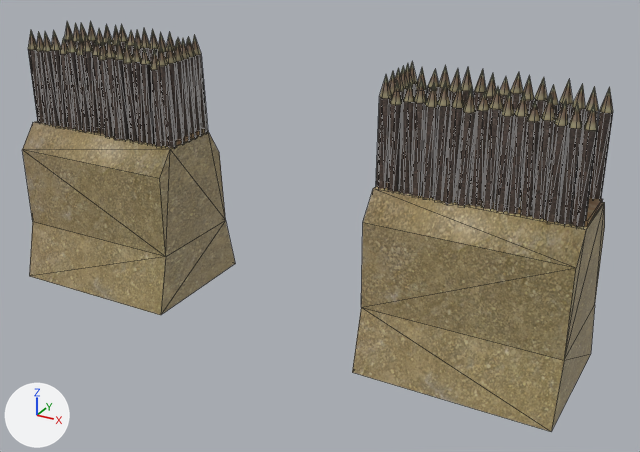
The COLLADA model art/meshes/structural/yayoi_wall_gate.dae as it was, and as the next commit left it.
Rendered twice from a camera (50 mm lens) standing at (23.8, -39.1, 20.2) and looking at (2.1, 0.5, 0.4). The lights are fixed; the arrows at lower left show +X, +Y and +Z. Mesh edges are drawn as thin lines.

The first picture shows 'wall_hate'.
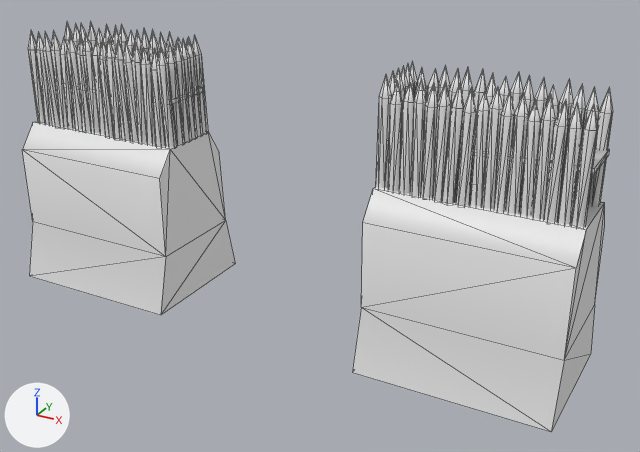
What differs and where, as boxes [x1, y1, x2, y2] in the pictures (640 x 452 px; the box of a moved part takes in the faces that stretch with it):
'wall_hate', recoloured, reshaped, shading changed (brown to grey): [22, 21, 613, 432] in both
part 1 of me_cubo_005, moved or reshaped: before [386, 175, 603, 227]; after [401, 132, 609, 175]
part 2 of me_cubo_005, moved or reshaped: before [75, 127, 205, 146]; after [94, 87, 202, 105]
part 3 of me_cubo_005, shading changed: [22, 21, 613, 432] in both

The change, as a diff of the scene's bpy script:
```diff
--- a/art/meshes/structural/yayoi_wall_gate.dae.py
+++ b/art/meshes/structural/yayoi_wall_gate.dae.py
@@ mat_material_008 @@
+mat_material_008 = principled_material('Material.008')
+mat_material_008.base_color = (0.8, 0.8, 0.8)  # white #e7e7e7
@@ me_cubo_005 @@
 me_cubo_005.from_pydata(...)  # 1036 vertices, 1440 faces; spans x -16.8..16.8, y -3.7..4.2, z -5.5..10.0
 # used by ob_wall_hate; location = (0.0, 0.0, 0.0)
-me_cubo_005.materials.append(mat_material)  # picture img_yayoi_struct_png
+# me_cubo_005 part 1: the loose piece of 8 vertices spanning x 6.3..16.7, y -1.3..1.6, z 4.2..4.5 is moved by (0.0, 0.0, 2.5)
+# me_cubo_005 part 2: the loose piece of 8 vertices spanning x -16.7..-6.3, y -1.3..1.6, z 4.2..4.5 is moved by (0.0, 0.0, 2.5)
+# me_cubo_005 part 3: edges marked sharp go from 40 to 32
+me_cubo_005.materials.append(mat_material_008)  # white #e7e7e7
```
